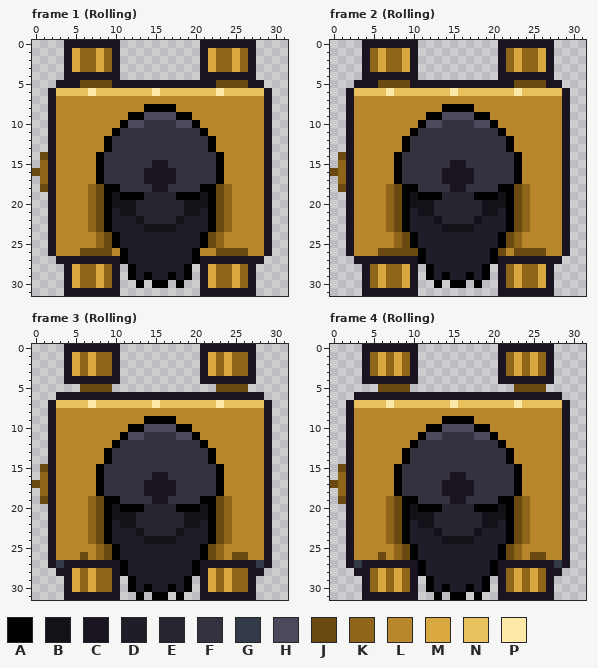
Pixel-art file: Assets/Graphics/gnome_mine_cart_dark.aseprite. Above is the file before it was changed.
32x32 pixels, 5 frames. Colours within 5 levels of each other are drawn and written as one. Shown: frame 1 (Rolling), frame 2 (Rolling), frame 3 (Rolling), frame 4 (Rolling). The commit also changed other frames, which this record leaves out.
Palette (. is transparent): A #000000  B #121218  C #191420  D #1e1e28  E #262630  F #33333f  G #333a47  H #4a4a5c  J #6b4a12  K #8f6519  L #b8862b  M #d9a83f  N #e8c05e  P #ffe9a8
After:
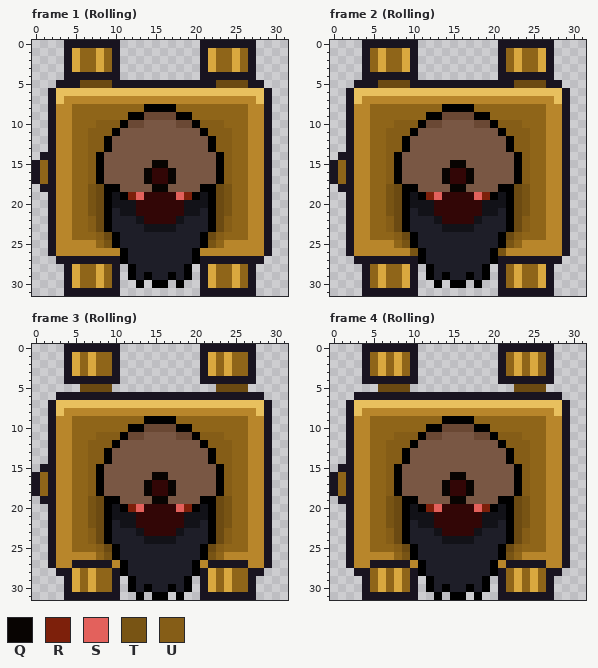
Colours new in this view: Q #080402  R #7d200b  S #e3615c  T #785414  U #855d17
Changes in this commit:
colour E: #262630 -> #320606
colour F: #33333f -> #795744
colour H: #4a4a5c -> #6a4834
Changed rows in their new state; - is a pixel that keeps its letter.
Frame 1 (Rolling):
first column x 0:
 6 -------N-------N-------N-----
 7 ---N------------------------N
 8 -----KKKKKKKKK----KKKKKKKKK--
 9 -----KKKKKKK--------KKKKKKK--
10 -----KKKUUU----------UUUKKK--
11 -----KKUUU------------UUUKK--
12 -----KKUU--------------UUKK--
13 -----KKUU--------------UUKK--
14 -C---KKU----------------UKK--
15 C----KKU-------QQ-------UKK--
16 C----KKU------QEEQ------UKK--
17 C----KKU------QEEQ------UKK--
18 -C---KKT-------QQ-------TKK--
19 -----KKT----RS----SR----TKK--
20 -----KKT----------------TKK--
21 -----KKT----------------TKK--
22 -----KKU----------------UKK--
23 -----KKU----------------UKK--
24 -----KKKU--------------UKKK--
25 ---------T------------T------
26 ------LLLL-------------LLLL--
Frame 2 (Rolling):
first column x 0:
 6 -------N-------N-------N-----
 7 ---N------------------------N
 8 -----KKKKKKKKK----KKKKKKKKK--
 9 -----KKKKKKK--------KKKKKKK--
10 -----KKKUUU----------UUUKKK--
11 -----KKUUU------------UUUKK--
12 -----KKUU--------------UUKK--
13 -----KKUU--------------UUKK--
14 -C---KKU----------------UKK--
15 C----KKU-------QQ-------UKK--
16 C----KKU------QEEQ------UKK--
17 C----KKU------QEEQ------UKK--
18 -C---KKT-------QQ-------TKK--
19 -----KKT----RS----SR----TKK--
20 -----KKT----------------TKK--
21 -----KKT----------------TKK--
22 -----KKU----------------UKK--
23 -----KKU----------------UKK--
24 -----KKKU--------------UKKK--
25 ---------T------------T------
26 ------LLLLT----------T-LLLL--
Frame 3 (Rolling):
first column x 0:
 7 -------N-------N-------N-----
 8 ---N------------------------N
 9 -----KKKKKKKKK----KKKKKKKKK--
10 -----KKKKKKK--------KKKKKKK--
11 -----KKKUUU----------UUUKKK--
12 -----KKUUU------------UUUKK--
13 -----KKUU--------------UUKK--
14 -----KKUU--------------UUKK--
15 -C---KKU----------------UKK--
16 C----KKU-------QQ-------UKK--
17 C----KKU------QEEQ------UKK--
18 C----KKU------QEEQ------UKK--
19 -C---KKT-------QQ-------TKK--
20 -----KKT----RS----SR----TKK--
21 -----KKT----------------TKK--
22 -----KKT----------------TKK--
23 -----KKU----------------UKK--
24 -----KKU----------------UKK--
25 -----KKKU--------------UKKK--
26 ------L--T------------T--LL--
27 ---LL-----L----------L-----LL
Frame 4 (Rolling): the same change as frame 3 (Rolling)
Boxes around the changes in both pictures, in picture pixels (x1, y1, x2, y2):
changed: (32, 88, 264, 256)
changed: (330, 88, 562, 256)
changed: (32, 400, 264, 568)
changed: (330, 400, 562, 568)
